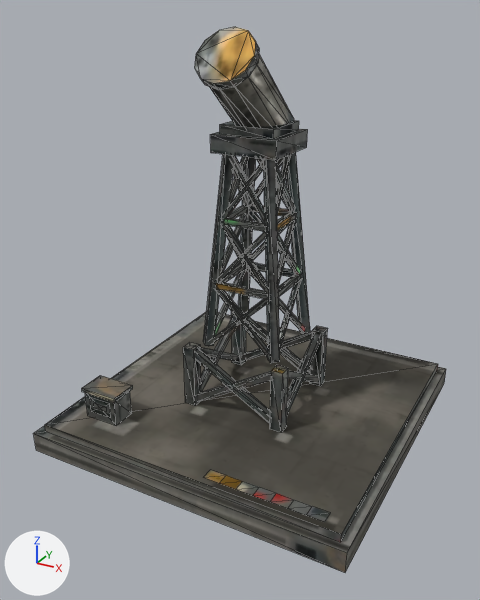
The glTF model game/world/models/telescope_module.glb, before and after one commit.
Both versions are drawn from a 50 mm lens placed at (0.686, -1.339, 0.992), pointed at (-0.013, -0.068, 0.356). Every picture has the same lights, and +X, +Y and +Z are marked at lower left. The older version comes first. Mesh edges are drawn as thin lines. Where no turn or scale is listed for an object, it has been applied to the vertices. Vertices at exactly the same position are counted once.

In view in the first picture: 'move_scope', 'te_telescope_module'.
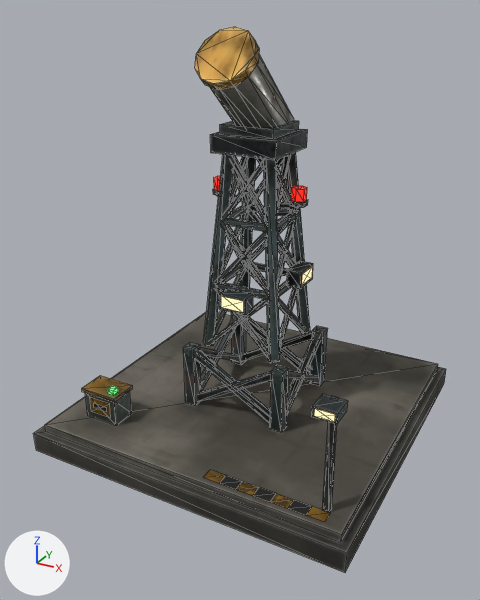
Location of each change, [x1, y1, x2, y2] in pixels of the pictures (480 x 600 px):
'te_telescope_module', surface changed, reshaped
    both: [33, 129, 446, 572]
'move_scope', surface changed
    both: [195, 27, 299, 139]
part 1 of me_te_telescope_module, added
    after: [107, 386, 118, 395]
part 2 of me_te_telescope_module, added
    after: [279, 202, 300, 211]
part 3 of me_te_telescope_module, added
    after: [214, 176, 221, 191]
part 4 of me_te_telescope_module, added
    after: [290, 200, 308, 207]
part 5 of me_te_telescope_module, added
    after: [291, 186, 307, 202]
part 6 of me_te_telescope_module, added
    after: [219, 288, 253, 315]
part 7 of me_te_telescope_module, added
    after: [287, 261, 313, 289]
part 8 of me_te_telescope_module, added
    after: [322, 397, 338, 513]
part 9 of me_te_telescope_module, added
    after: [312, 394, 348, 424]
part 10 of me_te_telescope_module, added
    after: [314, 409, 335, 422]
part 11 of me_te_telescope_module, added
    after: [221, 296, 244, 313]
part 12 of me_te_telescope_module, added
    after: [302, 266, 313, 285]
part 13 of me_te_telescope_module, surface changed
    both: [33, 129, 446, 572]

What changed in the scene script:
```text
Change mat_te_telescope_module:
    where n0 = _N.new('ShaderNodeBsdfPrincipled'); n0.name = 'Principled BSDF'
    add n0.inputs[28].default_value = 1.0  # 'Emission Strength'
    where n2 = _N.new('ShaderNodeTexImage'); n2.name = 'Image Texture'
    n2.image: img_te_telescope_module_color -> img_te_telescope_module_glow
    add n4 = _N.new('ShaderNodeTexImage'); n4.name = 'Image Texture.001'
    add n4.image = img_te_telescope_module_color
    remove n4 = _N.new('ShaderNodeTexImage'); n4.name = 'Image Texture.001'
    remove n4.image = img_te_telescope_module_finish
    add n5 = _N.new('ShaderNodeTexImage'); n5.name = 'Image Texture.002'
    add n5.image = img_te_telescope_module_finish
    remove _L.new(n2.outputs[0], n0.inputs[0])  # 'Color' to 'Base Color'
    where n3 = _N.new('ShaderNodeSeparateColor'); n3.name = 'Separate Color'
    remove _L.new(n4.outputs[0], n3.inputs[0])  # 'Color' to 'Color'
    add _L.new(n2.outputs[0], n0.inputs[27])  # 'Color' to 'Emission Color'
    add _L.new(n4.outputs[0], n0.inputs[0])  # 'Color' to 'Base Color'
    add _L.new(n5.outputs[0], n3.inputs[0])  # 'Color' to 'Color'
Change me_te_telescope_module:
    remove me_te_telescope_module.from_pydata(...)  # 452 vertices, 654 faces; spans x -0.4..0.4, y -0.4..0.4, z 0.0..0.74
    add me_te_telescope_module.from_pydata(...)  # 588 vertices, 850 faces; spans x -0.4..0.4, y -0.4..0.4, z 0.0..0.74
    me_te_telescope_module part 1: a new loose piece, a box spanning x -0.249..-0.231, y -0.294..-0.276, z 0.15..0.162, in mat_te_telescope_module
    me_te_telescope_module part 2: a new loose piece, a box spanning x 0.05..0.1, y -0.006..0.006, z 0.574..0.586, in mat_te_telescope_module
    me_te_telescope_module part 3: a new loose piece, a 6-sided cylinder along z spanning x -0.116..-0.084, y -0.018..0.018, z 0.598..0.627, in mat_te_telescope_module
    me_te_telescope_module part 4: a new loose piece, a 6-sided cylinder along z spanning x 0.082..0.118, y -0.021..0.021, z 0.586..0.598, in mat_te_telescope_module
    me_te_telescope_module part 5: a new loose piece, a 6-sided cylinder along z spanning x 0.084..0.116, y -0.018..0.018, z 0.598..0.627, in mat_te_telescope_module
    me_te_telescope_module part 6: a new loose piece, a box spanning x -0.035..0.035, y -0.127..-0.093, z 0.351..0.391, in mat_te_telescope_module
    me_te_telescope_module part 7: a new loose piece, a box spanning x 0.093..0.127, y -0.035..0.035, z 0.401..0.441, in mat_te_telescope_module
    me_te_telescope_module part 8: a new loose piece, a box spanning x 0.323..0.337, y -0.337..-0.323, z 0.07..0.33, in mat_te_telescope_module
    me_te_telescope_module part 9: a new loose piece, a box spanning x 0.305..0.355, y -0.375..-0.325, z 0.309..0.331, in mat_te_telescope_module
    me_te_telescope_module part 10: 8 vertices added at x 0.31..0.35, y -0.376..-0.33, z 0.308..0.328
    me_te_telescope_module part 11: 4 vertices added at x -0.029..0.029, y -0.128, z 0.357..0.385
    me_te_telescope_module part 12: 4 vertices added at x 0.128, y -0.029..0.029, z 0.407..0.435
    me_te_telescope_module part 13: 648 kept faces spanning x -0.4..0.4, y -0.4..0.4, z 0.0..0.74 get new texture (UV) coordinates
    other edits to the shape of me_te_telescope_module do not show in these pictures
Change me_move_scope:
    where me_move_scope.from_pydata(...)  # 56 vertices, 100 faces; spans x -0.065..0.065, y -0.195..0.085, z -0.045..0.218
    me_move_scope part 14: texture (UV) coordinates of 100 of 100 faces, centred in x -0.065..0.065, y -0.191..0.081, z -0.04..0.214, changed; they spanned u 0.0..0.98, v 0.24..0.97 and now span u 0.0..0.83, v 0.68..0.97
```
